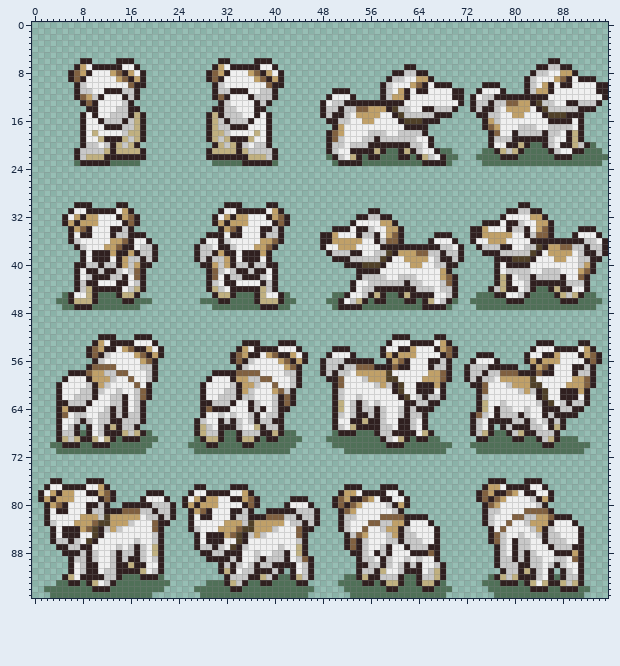
Sprite sheet, stored at coilsnake-project/SpriteGroups/040.png. Above, as it was before the edit.
The file is 96x96 pixels.
New version:
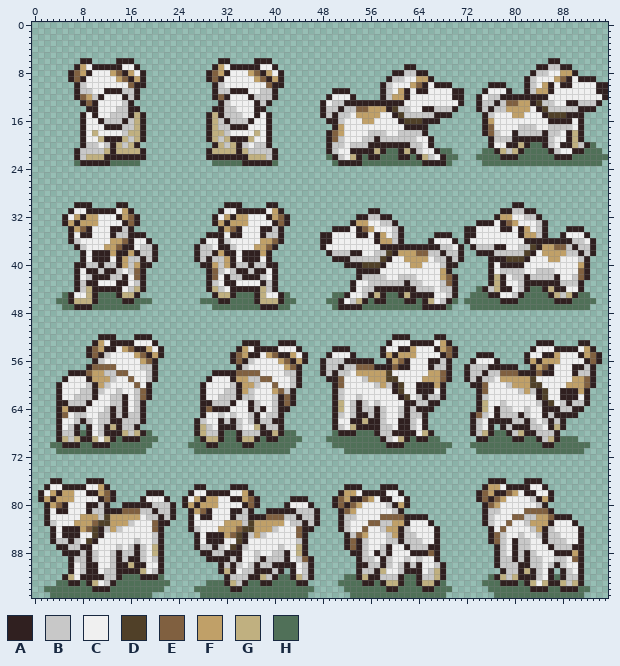
Palette (. is transparent): A #302020  B #c8c8c8  C #f0f0f0  D #504028  E #806040  F #c0a068  G #c0b080  H #507058
Change:
Changed rows in their new state; - is an unchanged pixel.
first column x 51:
10 ------------------------.--A-
11 -----------------------.A--CA
12 ----------------------.AC-B--
13 ----------------------.A-BA--
14 ----------------------.AB--B-
15 B----------------------.--C--
16 -C------------------------C--
17 --------------------------C--
18 ------------------------AEB--
first column x 50:
30 ------------------------------A-.-------------
31 ----------------------------A-B-A-.-----------
32 ---------------------------AFF--BBA.----------
33 ----FF--BB--------------A--CAEFC--BA.---------
34 -----EF--CB-----------A-CC--A-CAF-BA.--AA-..--
35 C----AC-FCB-----------A-CCCCCC-AFFBA.-ACC-A..-
36 CCCCC---FFB-----------AC--CCC---A-------BBCA..
37 -CCC-------------------AB--A-C-B-DAF-E-BA-BA..
38 ------------------------A--B----DACF---BBAB-..
39 ------------------B-------A--D--AC--F-C---A..-
40 -----------------C--------ACA---C--------FA.--
41 --------------------------ACB---C-B--C---EA.--
42 --------------------------AGACB-AB---AC-B-----
43 --------------------------AGAC-BA-----B--A.---
44 ------------------------HABGA-CBAH-AGA-C-A.---
45 -----------------------H--A-C-BAH---AGBGAH-.--
46 ----------------------H-----A--H-----A--H---.-
47 -----------------------H-------------------.--
